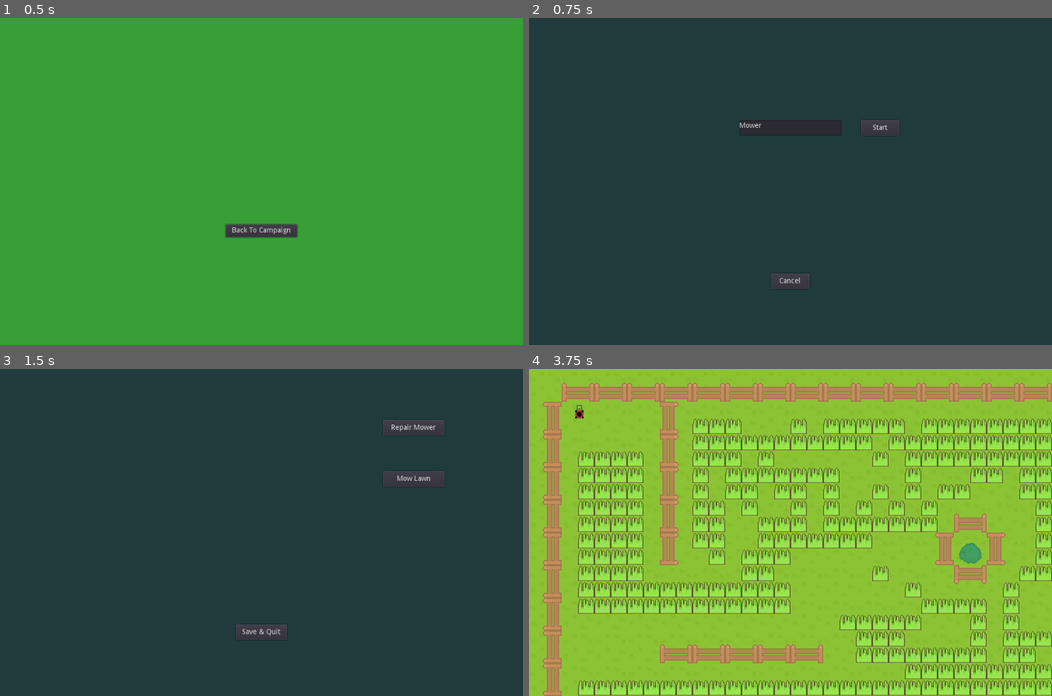
Above: before the commit, frames 1-4 (two rows, left to right).
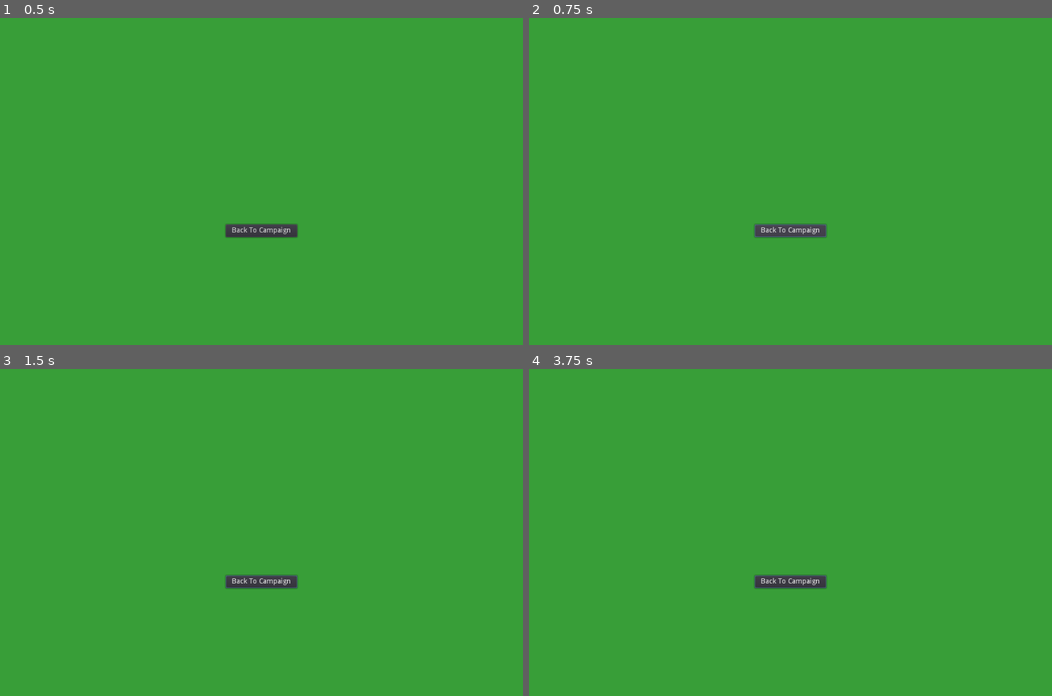
Above: after the commit, the same moments.

Repository: cparlette/haulinggrass
Game: Godot game, scene res://GameOver.tscn
The game is run twice, just before and just after one commit, with the same random seed, the same clock (stepped at 60 frames per second) and the same inputs. This scene is started directly instead of the project's main scene.
Inputs (mouse positions are in pixels of both pictures, inside the frame that each line leads up to):
- Up to frame 1 (0.5 s): no input
- Up to frame 2 (0.75 s): click "Back To Campaign" at 0.5 s
- Up to frame 3 (1.5 s): click (350, 480) at 1.25 s, where only the run before the commit has a clickable "Start"
- Up to frame 4 (3.75 s): click (942, 427) at 2 s, where only the run before the commit has a clickable "Repair Mower"; click (942, 480) at 2.75 s, where only the run before the commit has a clickable "Mow Lawn"; click (748, 516) at 3.5 s, where only the run before the commit has a clickable "Campaign1"

Frame 1 is identical in both runs. In frame 2, 100% of the frame differs, in the area x 0-100%, y 0-100%; in frame 3, 100%; in frame 4, 100%.
Error in both runs: Invalid call. Nonexistent function 'size' in base 'int'. (res://GameOver.gd:18)

Commit message:
Give player exp and money when done mowing

Diff:
--- a/Game.gd
+++ b/Game.gd
@@ -28,7 +28,7 @@
 	$HUD/GrassLeft.set_text("Grass Left: " + str(globals.grassLeft.size()))
 	if globals.grassLeft.size() == 0:
 		game_over()
-	if globals.playerIsDead == 1:
+	if globals.playerIsDead == true:
 		game_over()
 	if $Player.hit == true:
 		self.remove_child($Player)
--- a/GameOver.gd
+++ b/GameOver.gd
@@ -8,7 +8,7 @@
 
 # Called when the node enters the scene tree for the first time.
 func _ready():
-	if globals.playerIsDead == 1:
+	if globals.playerIsDead == true:
 		$CanvasLayer/VBoxContainer/GameOverText.set_text("You ran into a fence!")
 		$ColorRect.color = Color(1, .1, .1, .5)
 	else:
@@ -54,4 +54,6 @@
 
 
 func _on_BackToCampaign_pressed():
+	globals.campaignPlayer['experience'] += globals.grassCut
+	globals.campaignPlayer['money'] += (globals.grassCut / 4)
 	get_tree().change_scene("res://Campaign.tscn")
--- a/Player.gd
+++ b/Player.gd
@@ -10,7 +10,7 @@
 
 # Called when the node enters the scene tree for the first time.
 func _ready():
-	globals.playerIsDead = 0
+	globals.playerIsDead = false
 
 func _physics_process (delta):
 	#use this to have movement stopped unless you press a key
@@ -50,10 +50,10 @@
 			globals.grassCut += 1
 		if collision.collider.name == "Fence":
 			if globals.campaignMode == false:
-				globals.playerIsDead = 1
+				globals.playerIsDead = true
 			else:
 				globals.campaignPlayer['currentMowerHealth'] -= 1
 				if globals.campaignPlayer['currentMowerHealth'] == 0:
-					globals.playerIsDead = 1
+					globals.playerIsDead = true
 				else:
 					hit = true
--- a/globals.gd
+++ b/globals.gd
@@ -4,7 +4,7 @@
 var grassCut = 0
 var levelTimeElapsed = 0
 var level = "Level1"
-var playerIsDead = 0
+var playerIsDead = false
 var campaignMode = false
 
 var leaderboardSaveFile = File.new()
